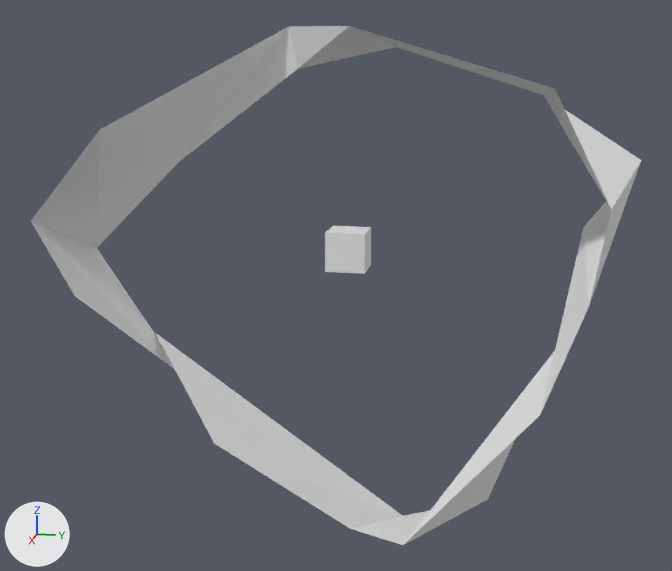
One commit to the Blender file src/assets/montains.blend: the scene before it, then after it.
Rendered twice from a 50 mm camera at (17.58, 3.27, 3.65) aimed at (1.49, 0.05, -0.37). The axes (+X, +Y, +Z) are drawn at lower left. The lights are the same throughout.
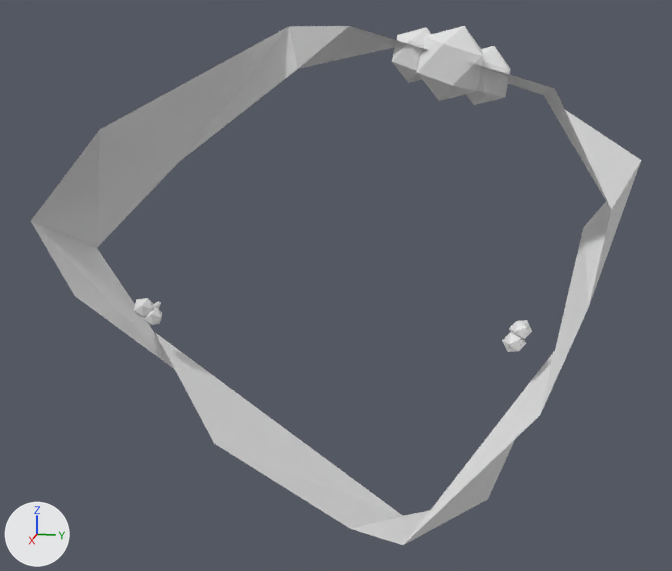
Location of each change, (x1, y1, x2, y2) in pixels of the pictures (672 x 571 px):
part 1 of me_cube, added
    after: (417, 26, 484, 101)
part 2 of me_cube, added
    after: (392, 27, 431, 83)
part 3 of me_cube, added
    after: (466, 46, 510, 105)
part 4 of me_cube, added
    after: (509, 320, 532, 339)
part 5 of me_cube, added
    after: (502, 332, 526, 352)
part 6 of me_cube, added
    after: (143, 307, 162, 325)
part 7 of me_cube, added
    after: (134, 298, 153, 317)
part 8 of me_cube, deleted
    before: (325, 226, 371, 274)

The change, as a diff of the scene's bpy script:
```diff
--- a/src/assets/montains.blend.py
+++ b/src/assets/montains.blend.py
@@ me_cube @@
 me_cube.from_pydata(...)  # 32 vertices, 17 faces; spans x -1.0..9.4, y -15.2..13.8, z -14.3..10.9
 # used by ob_cube; location = (0.0, 0.0, 0.0); scale = (0.386, 0.386, 0.386)
 # verts and faces of me_cube; kept vertices keep their numbers, new ones are numbered from 32
 # before: 0 (-1.0, -1.0, -1.0), 1 (-1.0, -1.0, 1.0) at pixel (333, 225), 2 (-1.0, 1.0, -1.0) at pixel (370, 265), 3 (-1.0, 1.0, 1.0) at pixel (371, 227), 4 (1.0, -1.0, -1.0) at pixel (325, 271)
 # before: 5 (1.0, -1.0, 1.0) at pixel (325, 232), 6 (1.0, 1.0, -1.0) at pixel (364, 273), 7 (1.0, 1.0, 1.0) at pixel (364, 234)
+# me_cube part 1: a new loose piece, an icosphere of 20 faces spanning x 3.5..6.3, y 3.9..6.7, z 7.6..10.7
+# me_cube part 2: a new loose piece, an icosphere of 20 faces spanning x 3.3..5.4, y 2.8..4.8, z 8.4..10.7
+# me_cube part 3: a new loose piece, an icosphere of 20 faces spanning x 3.0..5.2, y 5.6..7.7, z 7.4..9.9
+# me_cube part 4: a new loose piece, an icosphere of 20 faces spanning x 2.32..3.28, y 8.18..9.25, z -3.41..-2.46
+# me_cube part 5: a new loose piece, an icosphere of 20 faces spanning x 2.39..3.39, y 7.89..9.01, z -4.01..-3.02
+# me_cube part 6: a new loose piece, an icosphere of 20 faces spanning x 1.92..2.88, y -10.21..-9.18, z -3.87..-2.91
+# me_cube part 7: a new loose piece, an icosphere of 20 faces spanning x 2.0..3.0, y -10.7..-9.6, z -3.4..-2.4
+# me_cube part 8
+delete_vertices([*range(1, 8)])  # with the faces that use them
```
